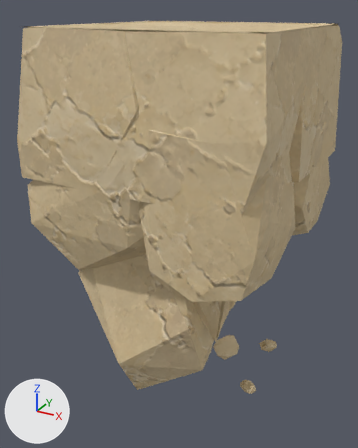
Two versions of the glTF model assets/custom/models/ground_modules/ground_bottom_square_island_09.glb, one commit apart.
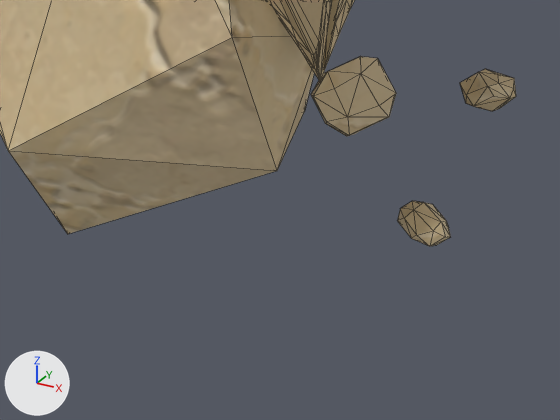
Each version is shown whole from a 50 mm lens placed at (1.53, -1.5, 1.07), pointed at (0.45, 0.47, 0.09), then close up on the part from 33% to 81% of the width and 71% to 100% of the height. Lighting does not change. The marker at lower left points along +X, +Y and +Z. The older version's two pictures come first. The close-ups show mesh edges as thin lines. Vertices at exactly the same position are counted once.

The scene before the commit, as lines of its bpy script (objects in view):
```python
me_groundbottomsquareisland09_bodyshouldermesh = bpy.data.meshes.new('GroundBottomSquareIsland09_BodyShoulderMesh')
me_groundbottomsquareisland09_bodyshouldermesh.from_pydata(...)  # 1479 vertices, 2610 faces; spans x -0.04..1.04, y -0.04..1.04, z -0.84..1.0
me_groundbottomsquareisland09_bodyshouldermesh.materials.append(mat_sandstone_plate_1_008)
me_groundbottomsquareisland09_bodyshouldermesh.materials.append(mat_sandstone_plate_2_008)
me_groundbottomsquareisland09_bodyshouldermesh.materials.append(mat_sandstone_plate_3_008)
me_groundbottomsquareisland09_bodyshouldermesh.materials.append(mat_sandstone_plate_4_008)
me_groundbottomsquareisland09_bodyshouldermesh.materials.append(mat_sandstone_plate_5_008)
me_groundbottomsquareisland09_bodyshouldermesh.materials.append(mat_sandstone_plate_6_008)
me_groundbottomsquareisland09_bodyshouldermesh.materials.append(mat_sandstone_plate_7_008)
me_groundbottomsquareisland09_bodyshouldermesh.materials.append(mat_sandstone_plate_8_008)
me_groundbottomsquareisland09_bodyshouldermesh.materials.append(mat_sandstone_plate_9_008)
me_groundbottomsquareisland09_bodyshouldermesh.materials.append(mat_sandstone_plate_10_008)
me_groundbottomsquareisland09_bodyshouldermesh.materials.append(mat_sandstone_plate_11_008)
me_groundbottomsquareisland09_bodyshouldermesh.materials.append(mat_sandstone_plate_12_008)
me_groundbottomsquareisland09_bodyshouldermesh.materials.append(mat_sandstone_plate_13_008)
me_groundbottomsquareisland09_bodyshouldermesh.materials.append(mat_groundmodulerecess)  # beige #cdb890
ob_groundbottomsquareisland09_body = bpy.data.objects.new('GroundBottomSquareIsland09_Body', me_groundbottomsquareisland09_bodyshouldermesh)
ob_groundbottomsquareisland09_body.location = (0.0, 0.0, 0.0)
```
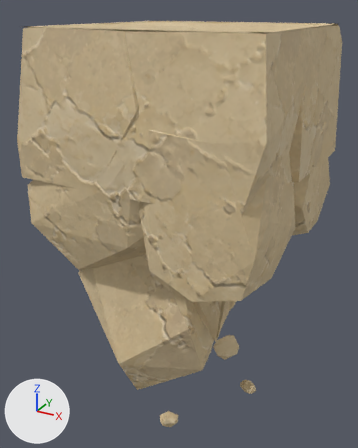
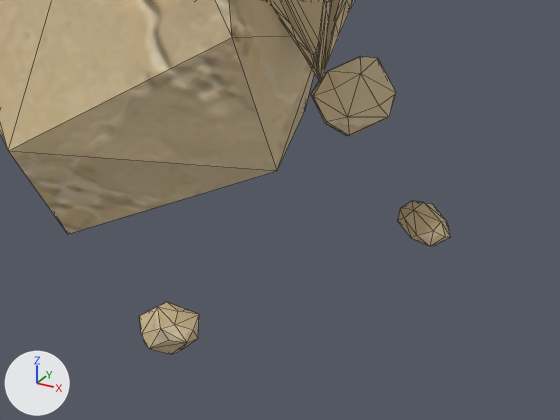
The change, as JSON lines over the scene's bpy script:
```json
{"block": "me_groundbottomsquareisland09_bodyshouldermesh", "where": "me_groundbottomsquareisland09_bodyshouldermesh.from_pydata(...)  # 1479 vertices, 2610 faces; spans x -0.04..1.04, y -0.04..1.04, z -0.84..1.0"}
{"block": "me_groundbottomsquareisland09_bodyshouldermesh", "where": "# used by ob_groundbottomsquareisland09_body; location = (0.0, 0.0, 0.0)"}
{"block": "me_groundbottomsquareisland09_bodyshouldermesh", "change": "me_groundbottomsquareisland09_bodyshouldermesh part 1: the loose piece of 24 vertices spanning x 0.81..0.92, y 0.71..0.79, z -0.72..-0.64 is moved by (-0.25, -0.69, -0.06)"}
```

Location of each change, (x1, y1, x2, y2) in pixels of the close-ups (560 x 420 px; the box of a moved part takes in the faces that stretch with it):
```json
{"object": "GroundBottomSquareIsland09_Body", "change": "reshaped", "before": [0, 0, 516, 246], "after": [0, 0, 451, 354]}
{"part": 1, "of": "me_groundbottomsquareisland09_bodyshouldermesh", "change": "moved or reshaped", "before": [460, 69, 516, 111], "after": [139, 302, 199, 354]}
```
